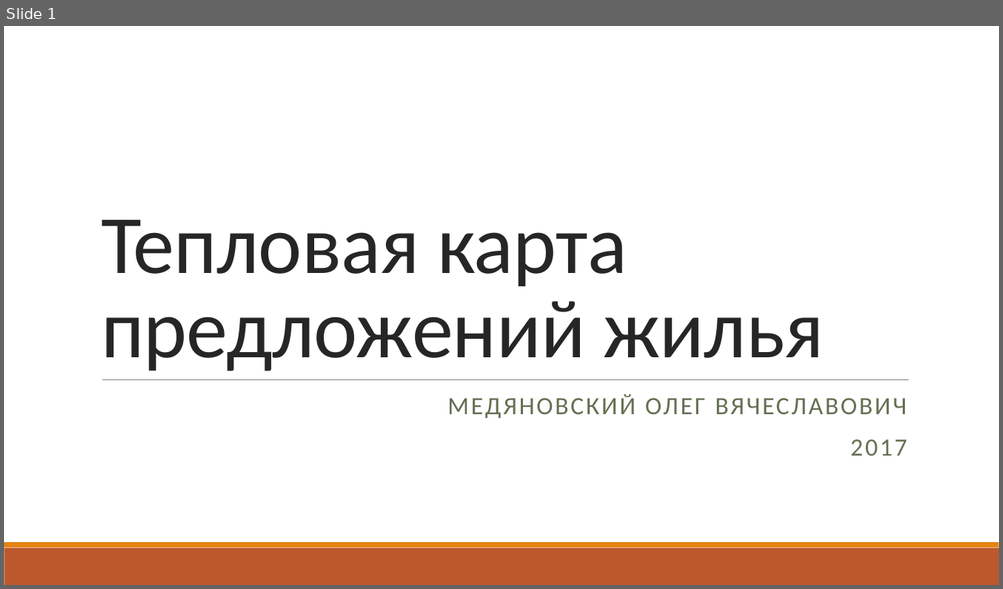
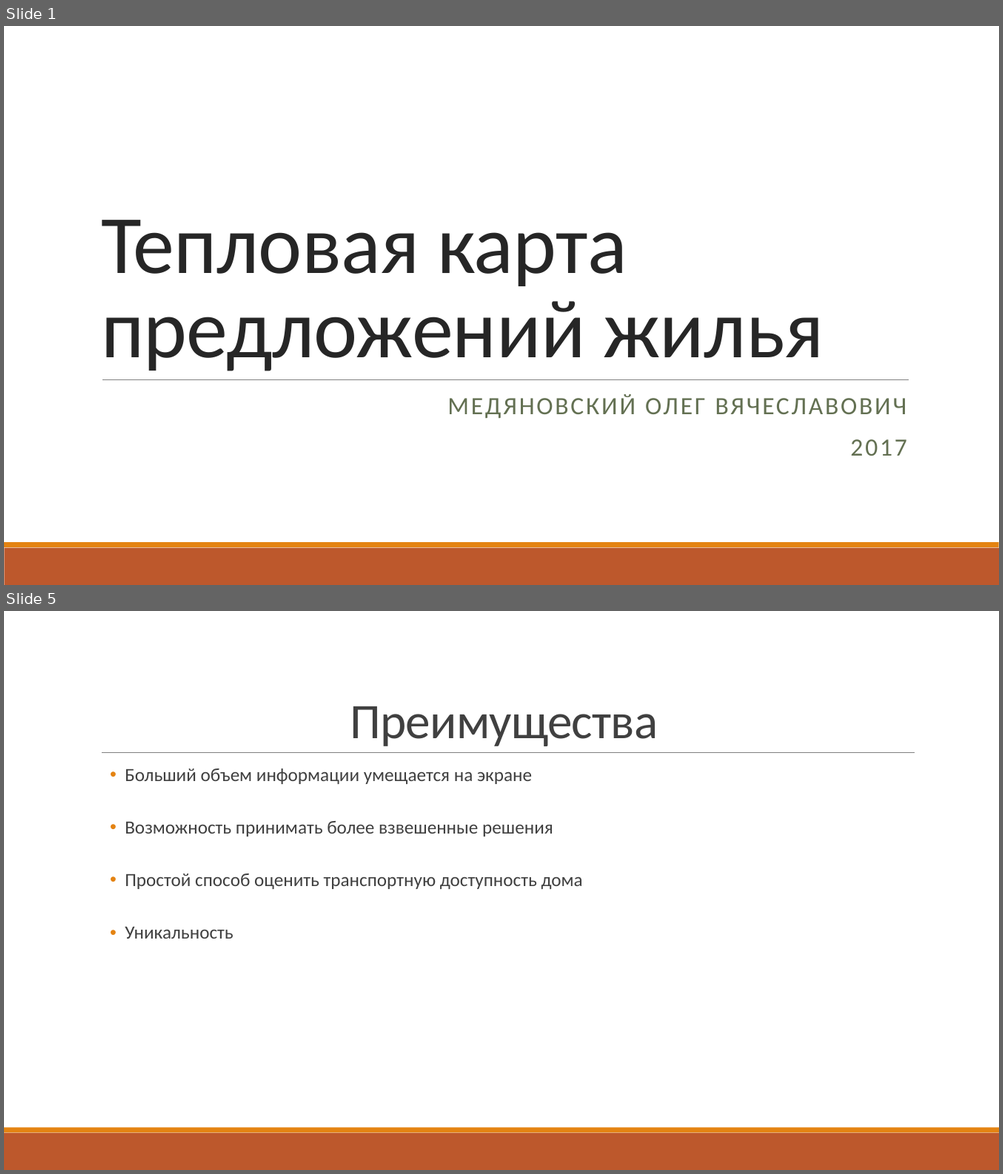
Before and after one commit to Zettroke/PropertyHeatMap, a slide deck: Презентация/Тепловая карта предложений жилья.pptx. Shown one above the other, each under a label of ours: slide 1 before the commit, slides 1 and 5 after it; the slides between them are not shown. The pictures are 1003x589 and 1003x1174 pixels, drawn with LibreOffice and Linux fonts; fonts in the diff are those of the drawing. Boxes give left, top, right and bottom in pixels: in the first picture for what was removed or moved away, otherwise in the second. Text is boxed around its words. In the diff, an @@ line names an element or a change of style, - is before the commit and + after.

```diff
--- a/Презентация/Тепловая карта предложений жилья.pptx
+++ b/Презентация/Тепловая карта предложений жилья.pptx
@@ slide 5 added at (4,611,999,1170), background #FFFFFF; not listed: 2 template elements that a slide beside it also shows @@
@@ title added at (350,706,657,746), 48 pt, text #404040 @@
+Преимущества
@@ line added from (102, 753) to (915, 753), #808080 0.5 pt @@
@@ text added at (125,769,583,939), 18 pt, text #404040 @@
+  • Больший объем информации умещается на экране
+  • Возможность принимать более взвешенные решения
+  • Простой способ оценить транспортную доступность дома
+  • Уникальность
```
Also in this commit, not shown: 2 slides changed, 12 other slides added, 2 slides removed, 8 other files.
